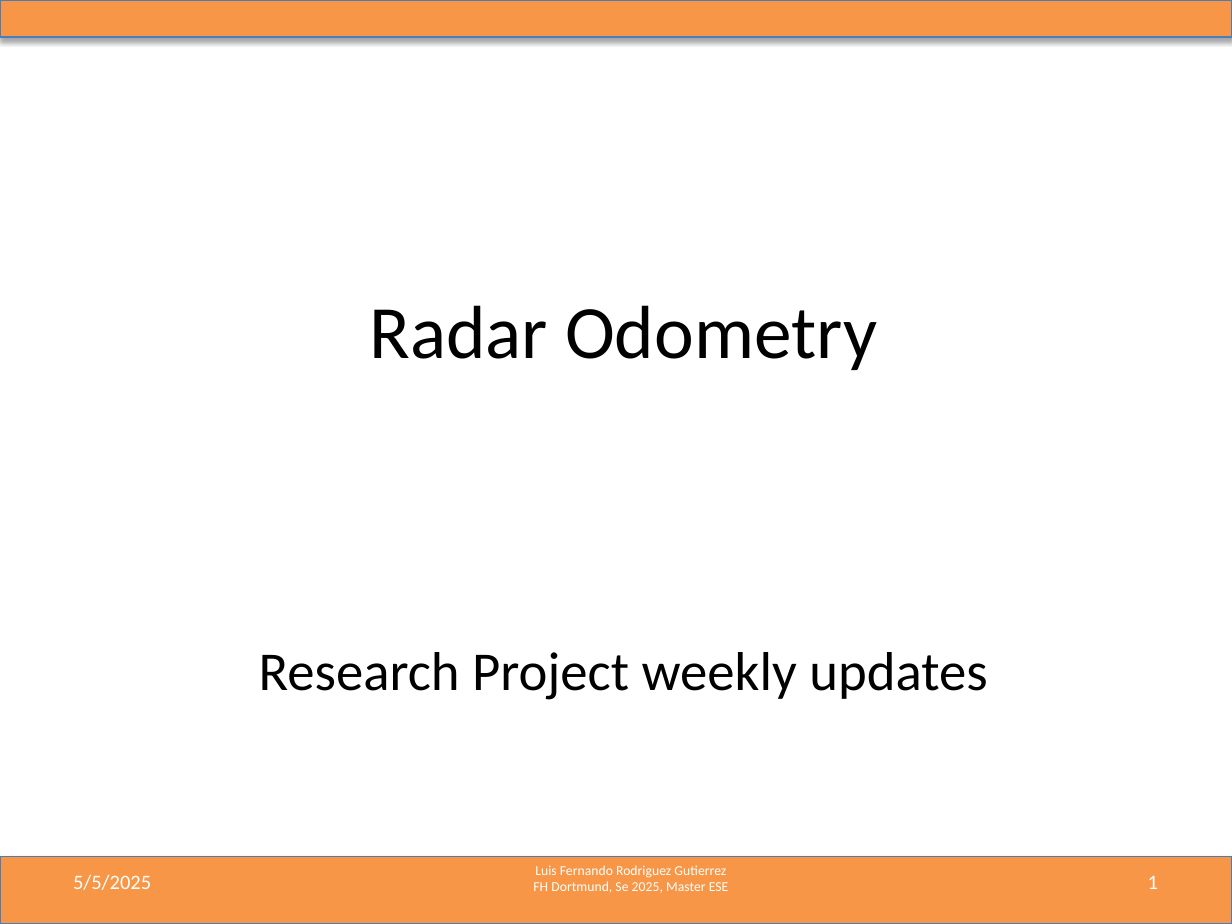
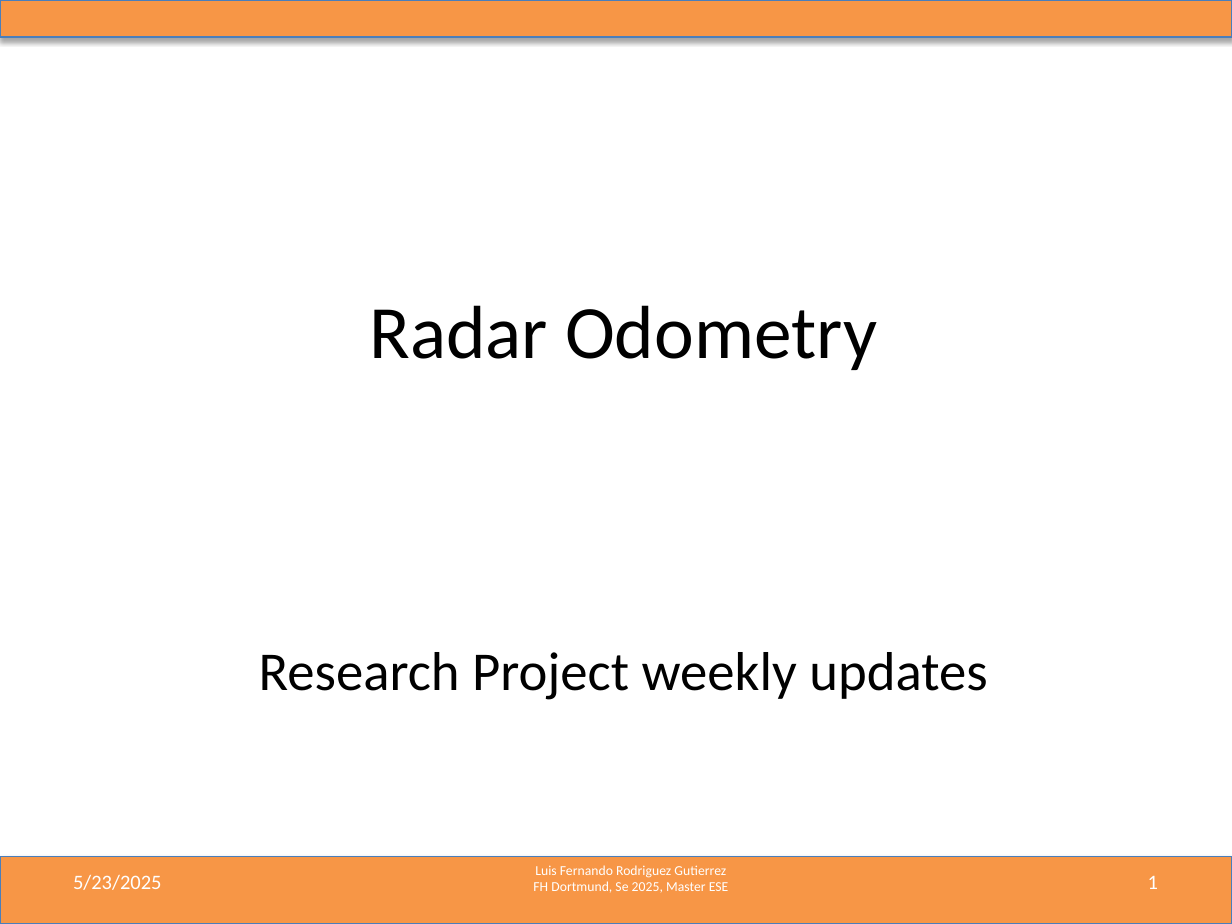
Before and after one commit to LF-RoGu/ResearchProject, a slide deck: slide 1 of 06_PresentationUpdates/Radar_ResearchProject.pptx. Drawn at 1232x924 pixels with LibreOffice and Linux fonts; fonts in the diff are those of the drawing. Boxes give left, top, right and bottom in pixels: in the first picture for what was removed or moved away, otherwise in the second. Text is boxed around its words. In the diff, an @@ line names an element or a change of style, - is before the commit and + after.

```diff
--- a/06_PresentationUpdates/Radar_ResearchProject.pptx
+++ b/06_PresentationUpdates/Radar_ResearchProject.pptx
@@ text at box(73, 874, 162, 890): text changed @@
-5/5/2025
+5/23/2025
```
Also in this commit, not shown: 13 other slides changed, 2 slides added.
